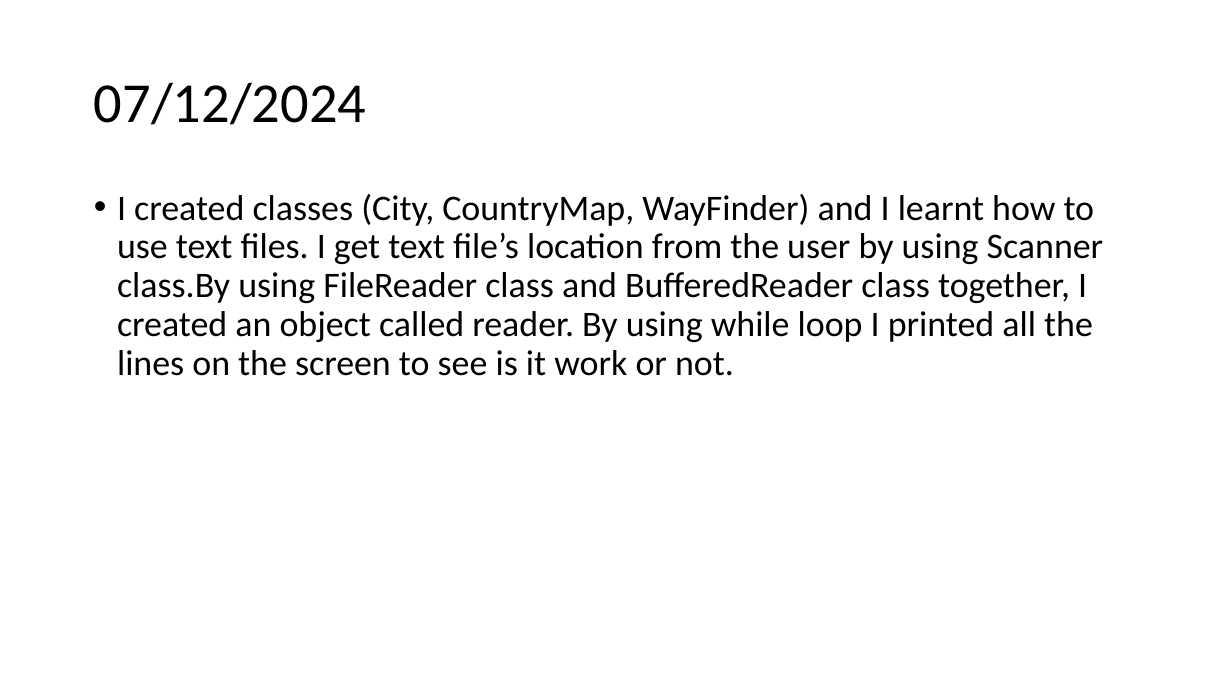
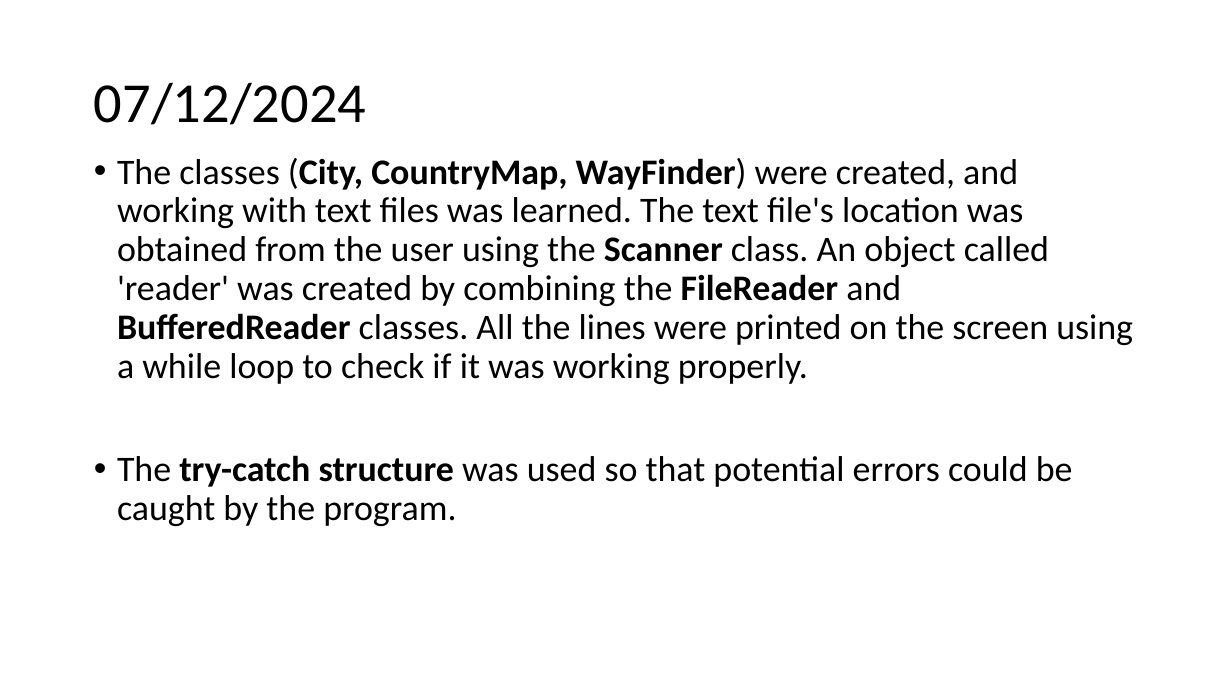
Before and after one commit to maliokan/SE115-Maps, a slide deck: slide 2 of Proje/Report.pptx. Drawn at 1232x693 pixels with LibreOffice and Linux fonts; fonts in the diff are those of the drawing. Boxes give left, top, right and bottom in pixels: in the first picture for what was removed or moved away, otherwise in the second. Text is boxed around its words. In the diff, an @@ line names an element or a change of style, - is before the commit and + after.

```diff
--- a/Proje/Report.pptx
+++ b/Proje/Report.pptx
@@ text at (117, 158, 1133, 526): text changed @@
-• I created classes (City, CountryMap, WayFinder) and I learnt how to use text files. I get text file’s location from the user by using Scanner class.By using FileReader class and BufferedReader class together, I created an object called reader. By using while loop I printed all the lines on the screen to see is it work or not.
+• The classes (City, CountryMap, WayFinder) were created, and working with text files was learned. The text file's location was obtained from the user using the Scanner class. An object called 'reader' was created by combining the FileReader and BufferedReader classes. All the lines were printed on the screen using a while loop to check if it was working properly.
+• The try-catch structure was used so that potential errors could be caught by the program.
```
Also in this commit, not shown: 1 other slide changed, 6 slides added, 11 other files.
